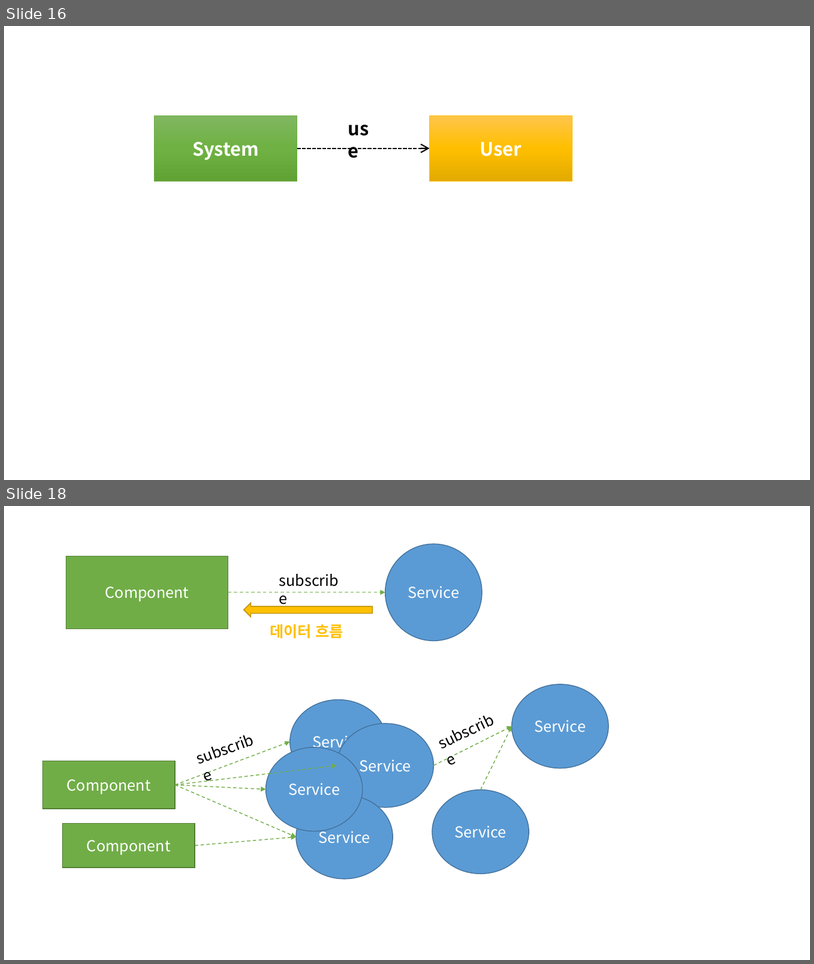
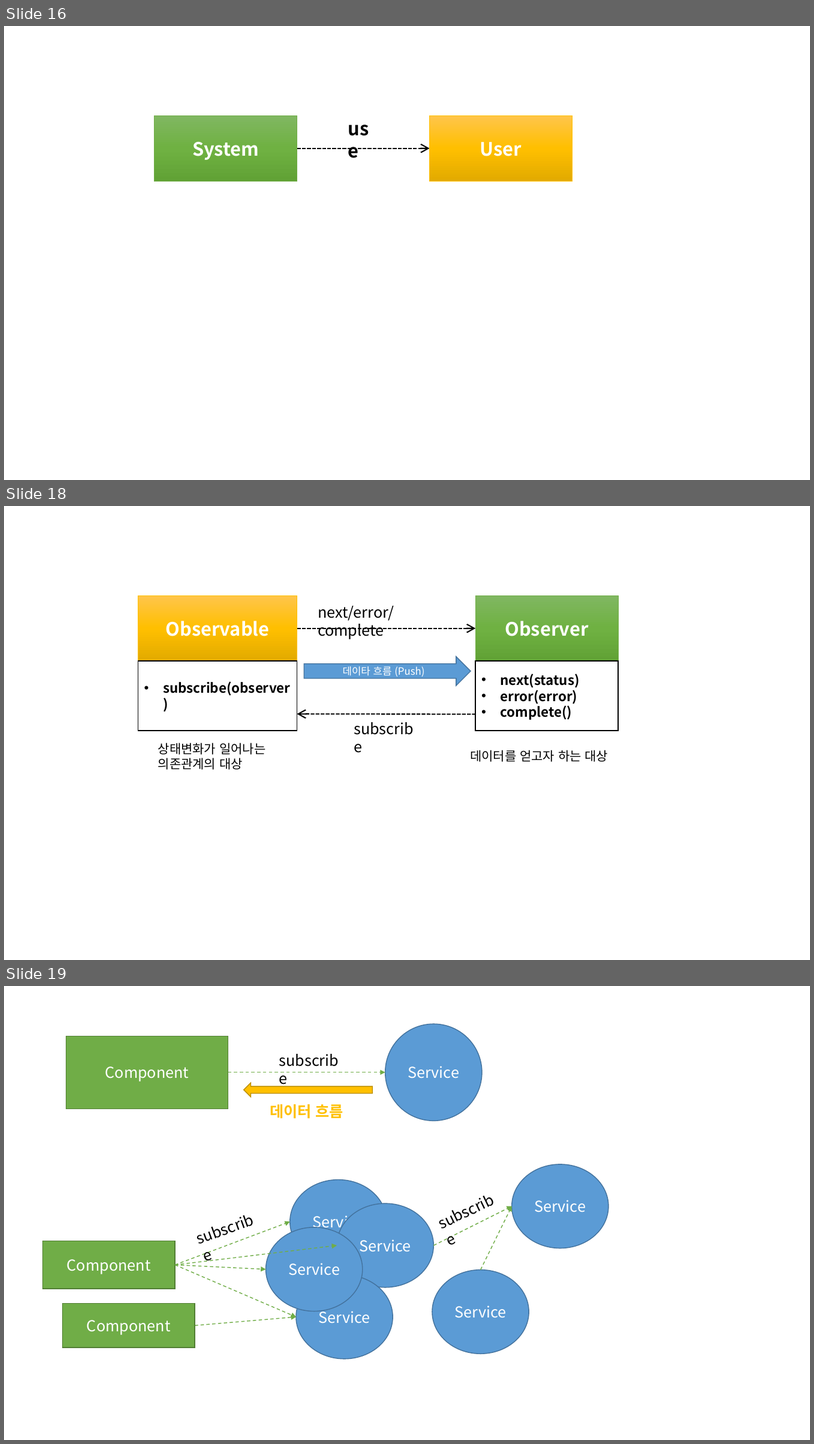
Before and after one commit to sculove/rxjs-book, a slide deck: docs/resources/resource.pptx. Shown one above the other, each under a label of ours: slides 16 and 18 before the commit, slides 16, 18 and 19 after it; the slides between them are not shown. The pictures are 814x964 and 814x1444 pixels, drawn with LibreOffice and Linux fonts; fonts in the diff are those of the drawing. Boxes give left, top, right and bottom in pixels: in the first picture for what was removed or moved away, otherwise in the second. Text is boxed around its words. In the diff, an @@ line names an element or a change of style, - is before the commit and + after.

```diff
--- a/docs/resources/resource.pptx
+++ b/docs/resources/resource.pptx
@@ slide 18 added at [4, 506, 810, 960], background #FFFFFF @@
@@ rectangle added at [138, 595, 297, 661], fill gradient #FFC64B to #FFC000 to #E3AB00, outline #FFC000 0.5 pt, 22 pt, text #FFFFFF, bold @@
+Observable
@@ rectangle added at [476, 595, 618, 661], fill gradient #81B861 to #6FB242 to #62A336, outline #70AD47 0.5 pt, 22 pt, text #FFFFFF, bold @@
+Observer
@@ text added at [318, 606, 394, 639], 18 pt, text #000000 @@
+next/error/complete
@@ arrow added from (297, 628) to (476, 628), #000000 1.5 pt dashed @@
@@ rectangle added at [138, 661, 297, 730], fill #FFFFFF, outline #000000 1 pt, 16 pt, text #000000, bold @@
+• subscribe(observer)
@@ right arrow added at [304, 657, 471, 685], fill #5B9BD5, outline #43739E 1 pt, 12 pt, text #FFFFFF @@
+데이타 흐름 (Push)
@@ rectangle added at [476, 661, 618, 730], fill #FFFFFF, outline #000000 1 pt, 16 pt, text #000000, bold @@
+• next(status)
+• error(error)
+• complete()
@@ arrow added from (476, 714) to (297, 714), #000000 1.5 pt dashed @@
@@ text added at [348, 717, 425, 741], 18 pt, text #000000 @@
+subscribe
@@ text added at [158, 742, 266, 769], 15 pt, text #000000 @@
+상태변화가 일어나는
+의존관계의 대상
@@ text added at [470, 750, 608, 762], 15 pt, text #000000 @@
+데이터를 얻고자 하는 대상
@@ what was slide 18 is now slide 19 @@
```
Also in this commit, not shown: 1 slide changed, 3 other files.
